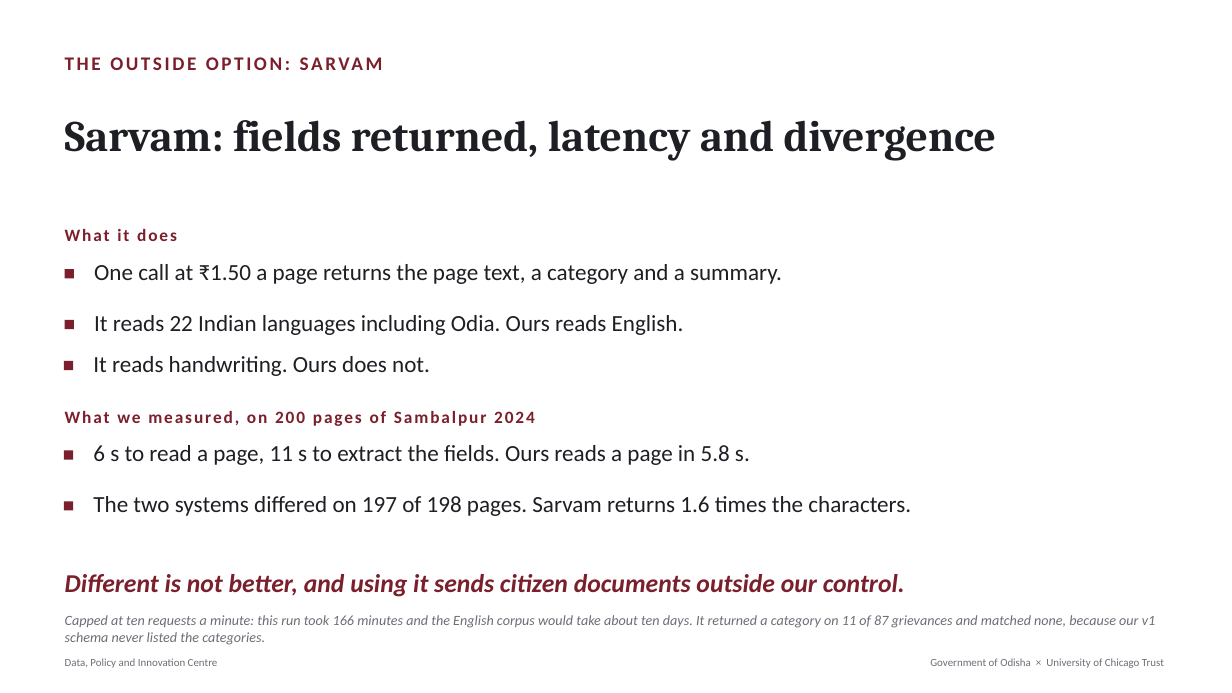
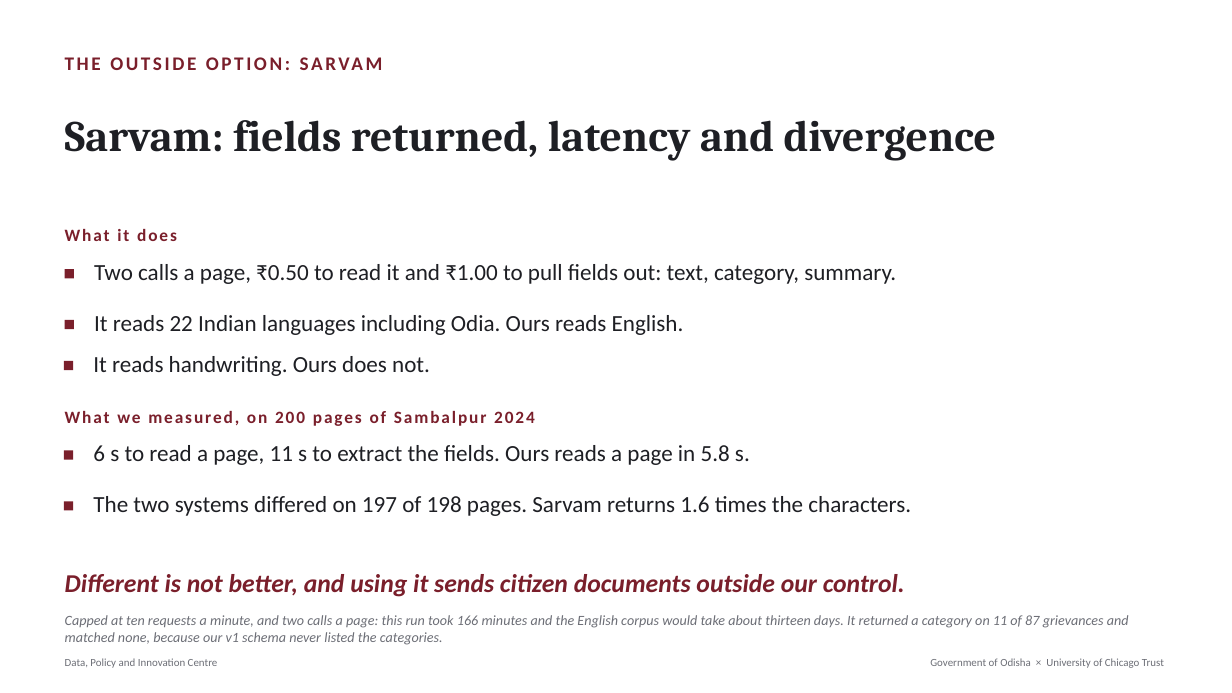
Before and after one commit to Data-Policy-and-Innovation-Centre/janasunani, a slide deck: slide 11 of docs/presentations/2026-08-24-timing-quality/Janasunani_2.0_Timing_and_Quality.pptx. Drawn at 1232x693 pixels with LibreOffice and Linux fonts; fonts in the diff are those of the drawing. Boxes give left, top, right and bottom in pixels: in the first picture for what was removed or moved away, otherwise in the second. Text is boxed around its words. In the diff, an @@ line names an element or a change of style, - is before the commit and + after.

```diff
--- a/docs/presentations/2026-08-24-timing-quality/Janasunani_2.0_Timing_and_Quality.pptx
+++ b/docs/presentations/2026-08-24-timing-quality/Janasunani_2.0_Timing_and_Quality.pptx
@@ text at box(94, 264, 896, 284): text changed @@
-One call at ₹1.50 a page returns the page text, a category and a summary.
+Two calls a page, ₹0.50 to read it and ₹1.00 to pull fields out: text, category, summary.
@@ text at box(65, 615, 1129, 645): text changed @@
-Capped at ten requests a minute: this run took 166 minutes and the English corpus would take about ten days. It returned a category on 11 of 87 grievances and matched none, because our v1 schema never listed the categories.
+Capped at ten requests a minute, and two calls a page: this run took 166 minutes and the English corpus would take about thirteen days. It returned a category on 11 of 87 grievances and matched none, because our v1 schema never listed the categories.
```
Also in this commit, not shown: 3 other files.
